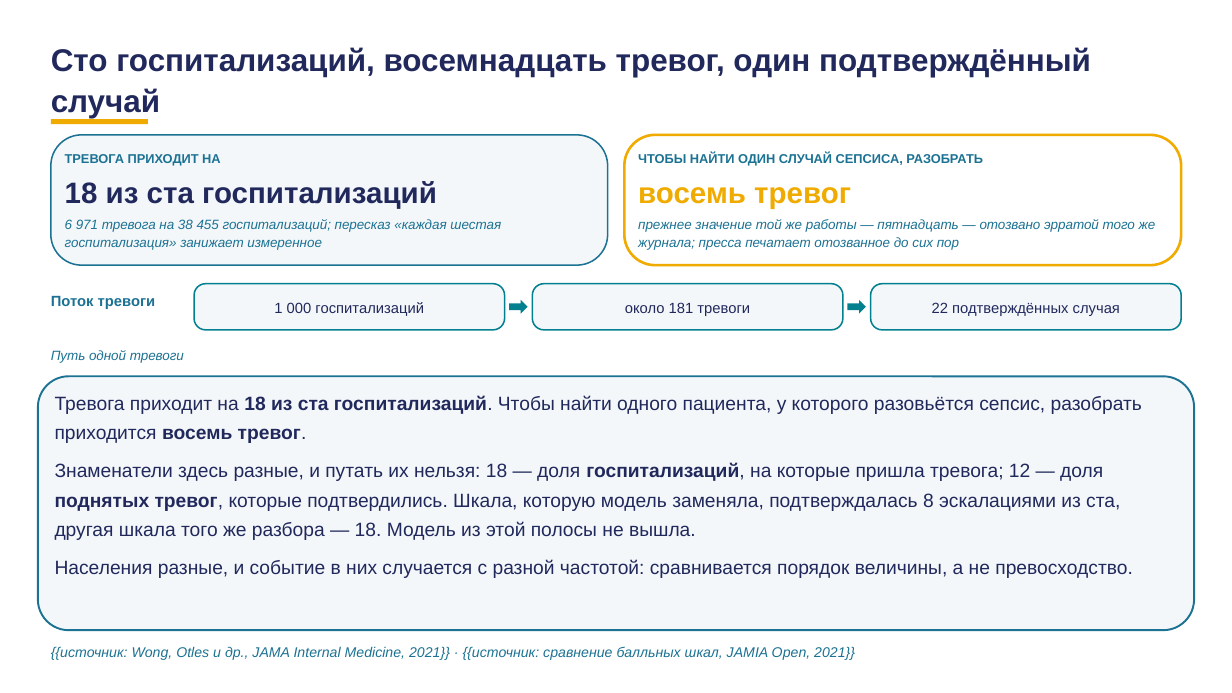
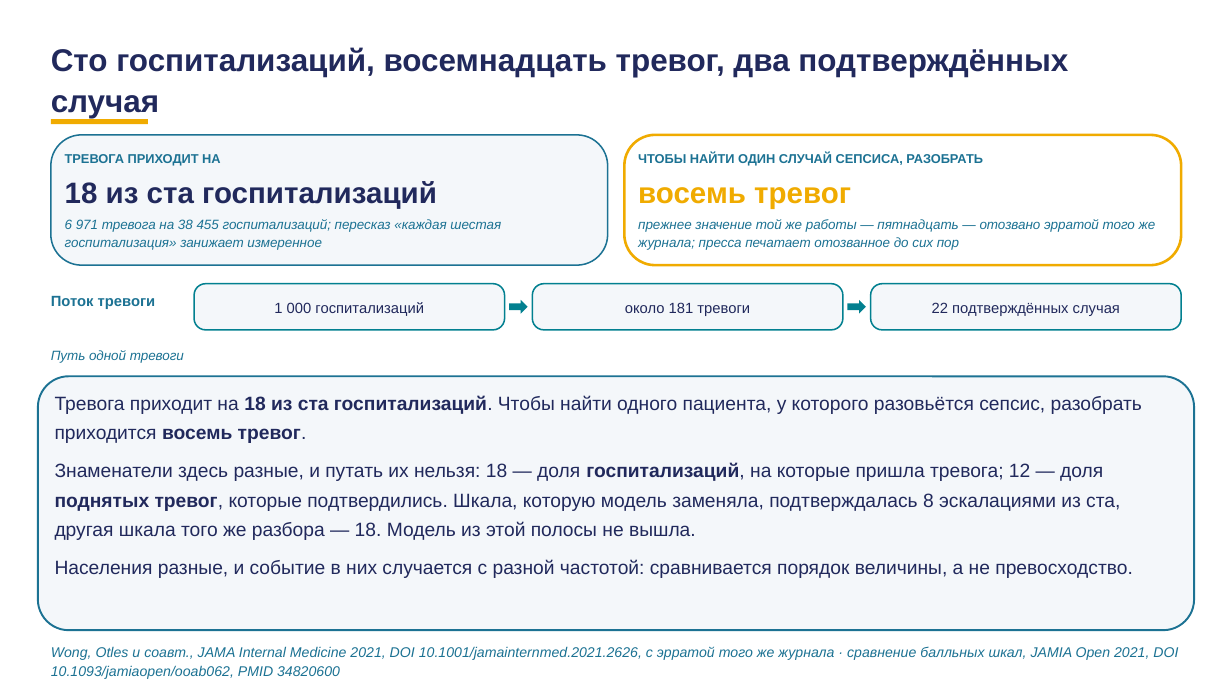
Before and after one commit to tellina-study/AI-usage-lessons, a slide deck: slide 58 of library/lectures/lec-07/rework/deck/lec-07-karkas.pptx. Drawn at 1232x693 pixels with LibreOffice and Linux fonts; fonts in the diff are those of the drawing. Boxes give left, top, right and bottom in pixels: in the first picture for what was removed or moved away, otherwise in the second. Text is boxed around its words. In the diff, an @@ line names an element or a change of style, - is before the commit and + after.

```diff
--- a/library/lectures/lec-07/rework/deck/lec-07-karkas.pptx
+++ b/library/lectures/lec-07/rework/deck/lec-07-karkas.pptx
@@ text at (51,47,1068,118): text changed @@
-Сто госпитализаций, восемнадцать тревог, один подтверждённый случай
+Сто госпитализаций, восемнадцать тревог, два подтверждённых случая
@@ text at (51,646,1178,679): text changed @@
-{{источник: Wong, Otles и др., JAMA Internal Medicine, 2021}} · {{источник: сравнение балльных шкал, JAMIA Open, 2021}}
+Wong, Otles и соавт., JAMA Internal Medicine 2021, DOI 10.1001/jamainternmed.2021.2626, с эрратой того же журнала · сравнение балльных шкал, JAMIA Open 2021, DOI 10.1093/jamiaopen/ooab062, PMID 34820600
```
Also in this commit, not shown: 62 other slides changed, 5 other files.
